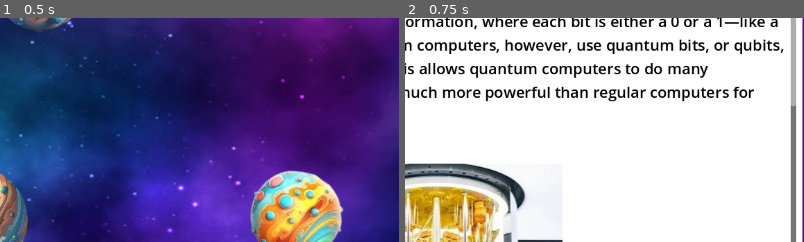
Above: before the commit, frames 1-2 (left to right).
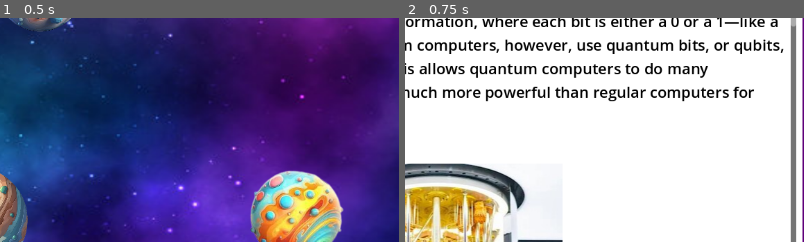
Above: after the commit, the same moments.

Repository: MatthewFeroz/ssw-555-game
Game: Godot game, scene res://BackgroundSpaceMap.tscn
The game is run twice, just before and just after one commit, with the same random seed, the same clock (stepped at 60 frames per second) and the same inputs. The project has no main scene, so this scene is started directly.
Inputs (mouse positions are % of the whole screen's width and height, from its top left):
- Up to frame 1 (0.5 s): no input
- Up to frame 2 (0.75 s): click (53, 25) at 0.5 s
The pictures show only the part of the screen within x 48-97%, y 32-82%; the shares and areas given below are measured in that part.

Frame 1 is identical in both runs. In frame 2, 0.4% of the frame differs, in the area x 96-98%, y 3-40%.

Commit message:
added button to connect lesson back to space map

Diff:
--- a/lesson_1.tscn
+++ b/lesson_1.tscn
@@ -1,7 +1,9 @@
-[gd_scene load_steps=5 format=3 uid="uid://brj04gfmi1l7l"]
+[gd_scene load_steps=9 format=3 uid="uid://brj04gfmi1l7l"]
 
 [ext_resource type="Texture2D" uid="uid://bkuo4uepajlr1" path="res://SpaceMap/galaxy.jpg" id="1_esa40"]
 [ext_resource type="Texture2D" uid="uid://ke1tf78qgip1" path="res://Lesson1/quantum_computer.jpg" id="2_8m4ky"]
+[ext_resource type="Script" uid="uid://b4vvakap8k7vu" path="res://understandButton.gd" id="3_bs7th"]
+[ext_resource type="Texture2D" uid="uid://dwgc8itjyrrcs" path="res://Lesson1/quibit.jpg" id="3_nqqdn"]
 
 [sub_resource type="StyleBoxFlat" id="StyleBoxFlat_esa40"]
 bg_color = Color(1, 1, 1, 1)
@@ -17,6 +19,12 @@
 corner_detail = 16
 
 [sub_resource type="Theme" id="Theme_8m4ky"]
+
+[sub_resource type="StyleBoxFlat" id="StyleBoxFlat_bs7th"]
+bg_color = Color(0.14862, 0.461209, 0.214876, 1)
+
+[sub_resource type="StyleBoxFlat" id="StyleBoxFlat_nqqdn"]
+bg_color = Color(0.266667, 0.839216, 0.419608, 1)
 
 [node name="Control" type="Control"]
 layout_mode = 3
@@ -92,11 +100,32 @@
 One of the coolest features of quantum computers is superposition. Superposition means that a qubit can exist in multip …(405 unchanged characters)…
 autowrap_mode = 3
 
+[node name="TextureRect2" type="TextureRect" parent="Panel/ScrollContainer/VBoxContainer"]
+custom_minimum_size = Vector2(20, 700)
+layout_mode = 2
+texture = ExtResource("3_nqqdn")
+expand_mode = 1
+stretch_mode = 3
+
+[node name="Label5" type="Label" parent="Panel/ScrollContainer/VBoxContainer"]
+custom_minimum_size = Vector2(20, 20)
+layout_mode = 2
+theme_override_colors/font_color = Color(0, 0, 0, 1)
+text = "Figure 2. The difference between a regular computer's bit and a quantum computer's quibit! Notice how a quibit is both 0 and 1 at the same time? This allows quantum computers to process data much quicker than regular computers!
+"
+horizontal_alignment = 1
+autowrap_mode = 3
+
 [node name="\'Next\' button" type="Button" parent="Panel/ScrollContainer/VBoxContainer"]
 layout_mode = 2
 size_flags_horizontal = 8
 theme = SubResource("Theme_8m4ky")
-theme_override_colors/font_color = Color(0, 0, 0, 1)
+theme_override_colors/font_color = Color(1, 1, 1, 1)
+theme_override_styles/hover = SubResource("StyleBoxFlat_bs7th")
+theme_override_styles/normal = SubResource("StyleBoxFlat_nqqdn")
 text = "     I understand!     "
 icon_alignment = 2
 vertical_icon_alignment = 2
+script = ExtResource("3_bs7th")
+
+[connection signal="pressed" from="Panel/ScrollContainer/VBoxContainer/\'Next\' button" to="Panel/ScrollContainer/VBoxContainer/\'Next\' button" method="_on_pressed"]
--- /dev/null
+++ b/understandButton.gd
@@ -0,0 +1,6 @@
+extends Button
+
+
+
+func _on_pressed():
+	get_tree().change_scene_to_file("res://BackgroundSpaceMap.tscn")
Empty file added: 'next'_button.gd
Not shown, added: 'next'_button.gd.uid
Binary file added: Lesson1/quibit.jpg
Not shown, added: Lesson1/quibit.jpg.import
Empty file added: lesson_1.gd
Not shown, added: lesson_1.gd.uid
Not shown, added: understandButton.gd.uid
